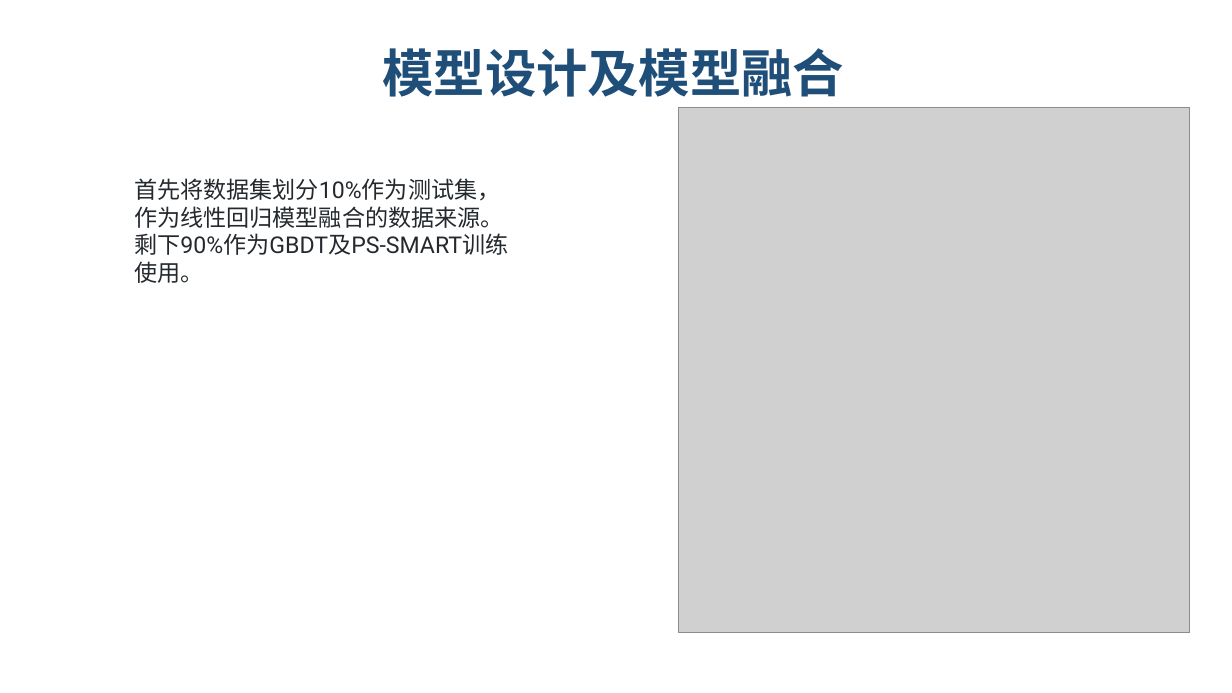
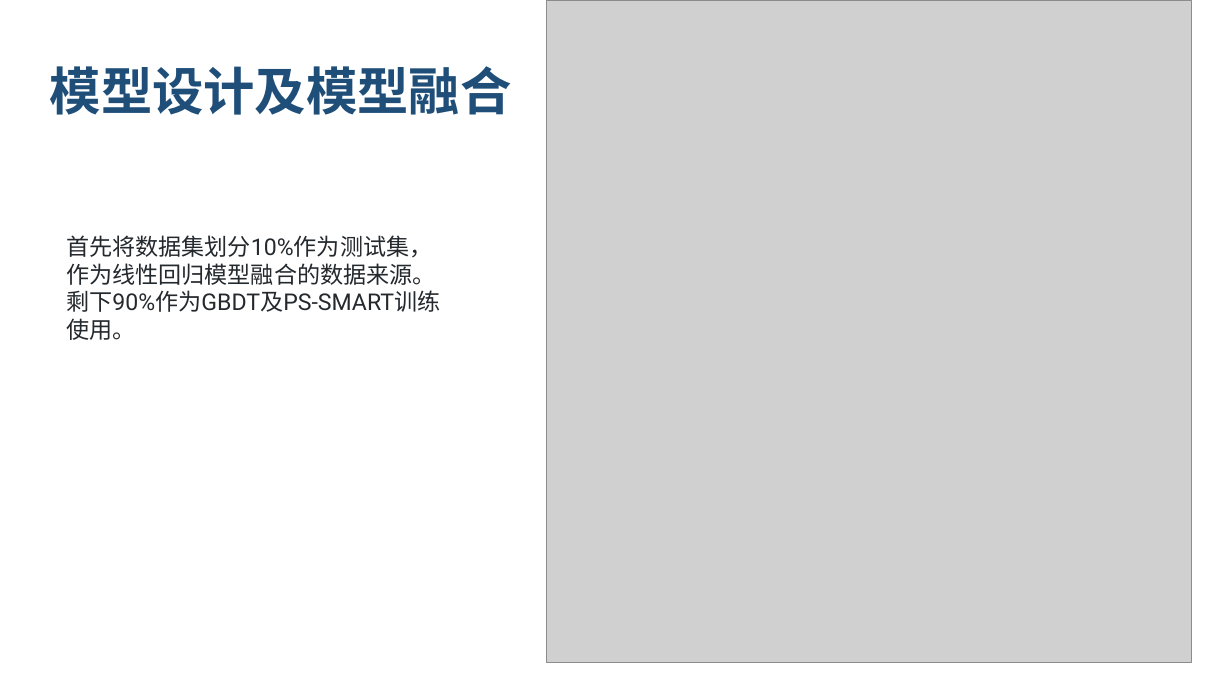
Before and after one commit to lvniqi/tianchi_power, a slide deck: slide 16 of presentation.pptx. Drawn at 1232x693 pixels with LibreOffice and Linux fonts; fonts in the diff are those of the drawing; grey boxes stand for pictures; background and template pictures are left out. Boxes give left, top, right and bottom in pixels: in the first picture for what was removed or moved away, otherwise in the second. Text is boxed around its words. In the diff, an @@ line names an element or a change of style, - is before the commit and + after.

```diff
--- a/presentation.pptx
+++ b/presentation.pptx
@@ picture: place and size @@
-picture at <box>678,107,1189,632</box>
+picture at <box>546,0,1191,663</box>
@@ text "模型设计及模型融合": place and size @@
-text "模型设计及模型融合" at <box>383,48,845,97</box>
+text "模型设计及模型融合" at <box>50,66,512,115</box>
@@ text "首先将数据集划分10%作为测试集，作为线性回归模型融合的数据来源。剩下90%作为GBDT及PS-SMART训练使用。": place and size @@
-text "首先将数据集划分10%作为测试集，作为线性回归模型融合的数据来源。剩下90%作为GBDT及PS-SMART训练使用。" at <box>134,178,508,283</box>
+text "首先将数据集划分10%作为测试集，作为线性回归模型融合的数据来源。剩下90%作为GBDT及PS-SMART训练使用。" at <box>66,235,440,340</box>
```
Also in this commit, not shown: 21 other slides changed.
